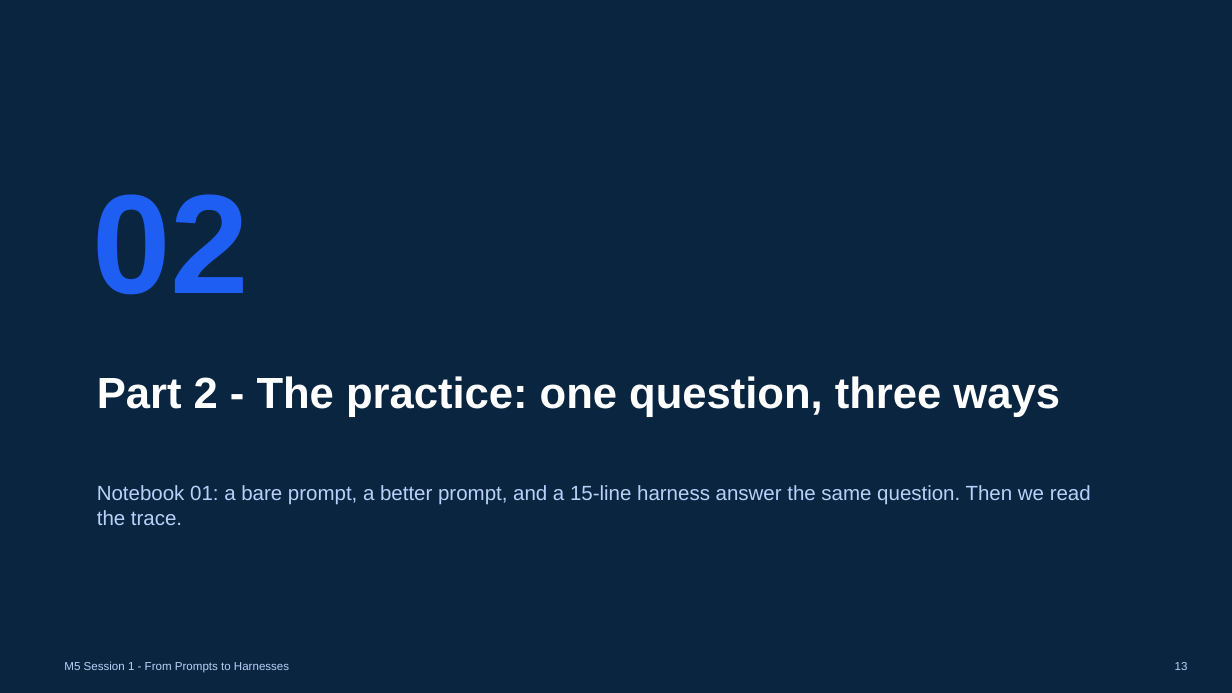
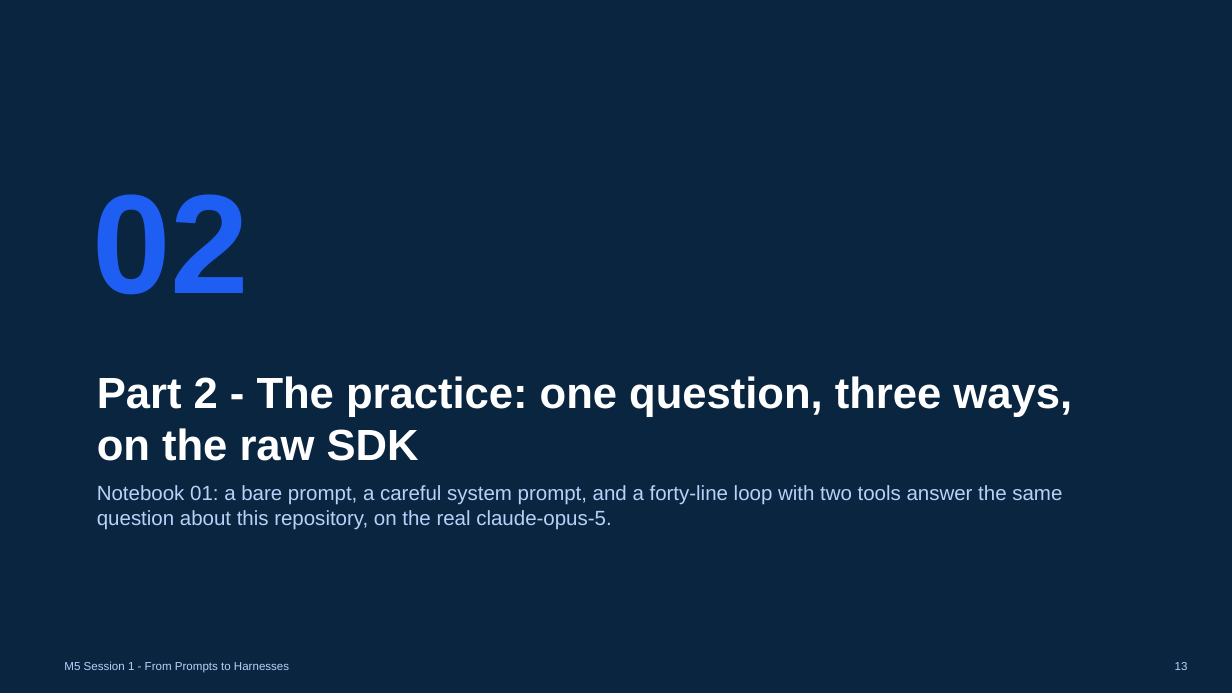
Before and after one commit to maglionejm/fontys-tech-exercises, a slide deck: slide 13 of presentations/m5-session-1-from-prompts-to-harnesses.pptx. Drawn at 1232x693 pixels with LibreOffice and Linux fonts; fonts in the diff are those of the drawing. Boxes give left, top, right and bottom in pixels: in the first picture for what was removed or moved away, otherwise in the second. Text is boxed around its words. In the diff, an @@ line names an element or a change of style, - is before the commit and + after.

```diff
--- a/presentations/m5-session-1-from-prompts-to-harnesses.pptx
+++ b/presentations/m5-session-1-from-prompts-to-harnesses.pptx
@@ text at bbox=[97, 376, 1072, 461]: text changed @@
-Part 2 - The practice: one question, three ways
+Part 2 - The practice: one question, three ways, on the raw SDK
@@ text at bbox=[97, 485, 1062, 530]: text changed @@
-Notebook 01: a bare prompt, a better prompt, and a 15-line harness answer the same question. Then we read the trace.
+Notebook 01: a bare prompt, a careful system prompt, and a forty-line loop with two tools answer the same question about this repository, on the real claude-opus-5.
```
Also in this commit, not shown: 8 other slides changed, 3 slides added, 1 slide removed, 1 other file.
